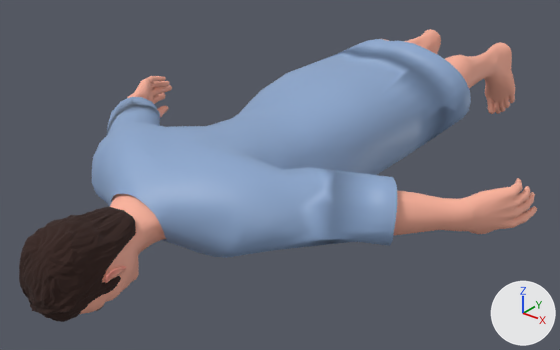
One commit to the FBX model ProjetoAsylum/Assets/Players/MaleDying.fbx: the scene before it, then after it.
Both versions are drawn from a 50 mm lens placed at (5.63, -12.28, 4.26), pointed at (-0.23, -4.96, -0.28). Every picture has the same lights, and +X, +Y and +Z are marked at lower right. Where no turn or scale is listed for an object, it has been applied to the vertices.

The scene before the commit, as lines of its bpy script (objects in view):
```python
mat_cor_roupa = principled_material('Cor Roupa')
mat_cor_roupa.base_color = (0.27, 0.397, 0.631)  # blue #8ea9d0
me_bsurfacemesh_005 = bpy.data.meshes.new('BSurfaceMesh.005')
me_bsurfacemesh_005.from_pydata(...)  # 4320 vertices, 6668 faces; spans x -3.06..3.06, y -3.98..4.92, z -0.69..0.8
me_bsurfacemesh_005.materials.append(mat_pele_personagem_homem)
me_plane_011 = bpy.data.meshes.new('Plane.011')
me_plane_011.from_pydata(...)  # 484 vertices, 689 faces; spans x -2.23..2.23, y -2.26..3.37, z -0.76..0.75
me_plane_011.materials.append(mat_cor_roupa)  # blue #8ea9d0
me_sphere_010 = bpy.data.meshes.new('Sphere.010')
me_sphere_010.from_pydata(...)  # 3156 vertices, 6215 faces; spans x -0.417..0.381, y -0.438..0.698, z -0.45..0.507
me_sphere_010.materials.append(mat_cor_sombrancelha_e_cabelo)  # brown #351f1a
ob_cabelo_005 = bpy.data.objects.new('Cabelo.005', me_sphere_010)
ob_cabelo_005.location = (0.007, -8.535, 0.125)
ob_corpo_005 = bpy.data.objects.new('Corpo.005', me_bsurfacemesh_005)
ob_corpo_005.location = (0.0, -4.946, 0.001)
ob_roupa_005 = bpy.data.objects.new('Roupa.005', me_plane_011)
ob_roupa_005.location = (0.0, -5.419, 0.262)
```
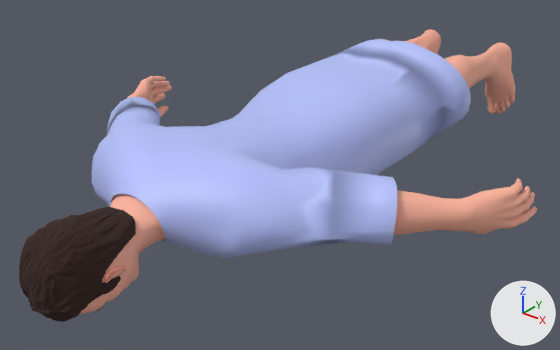
Location of each change, [x1, y1, x2, y2] in pixels of the pictures (560 x 350 px):
'Roupa.005', recoloured
    both: [92, 39, 471, 258]

What the commit changed:
Material 'Cor Roupa' (mat_cor_roupa) changes colour from blue #8ea9d0 to blue #b7c4ff; in linear values from (0.27, 0.397, 0.631) to (0.474, 0.552, 1.0).
